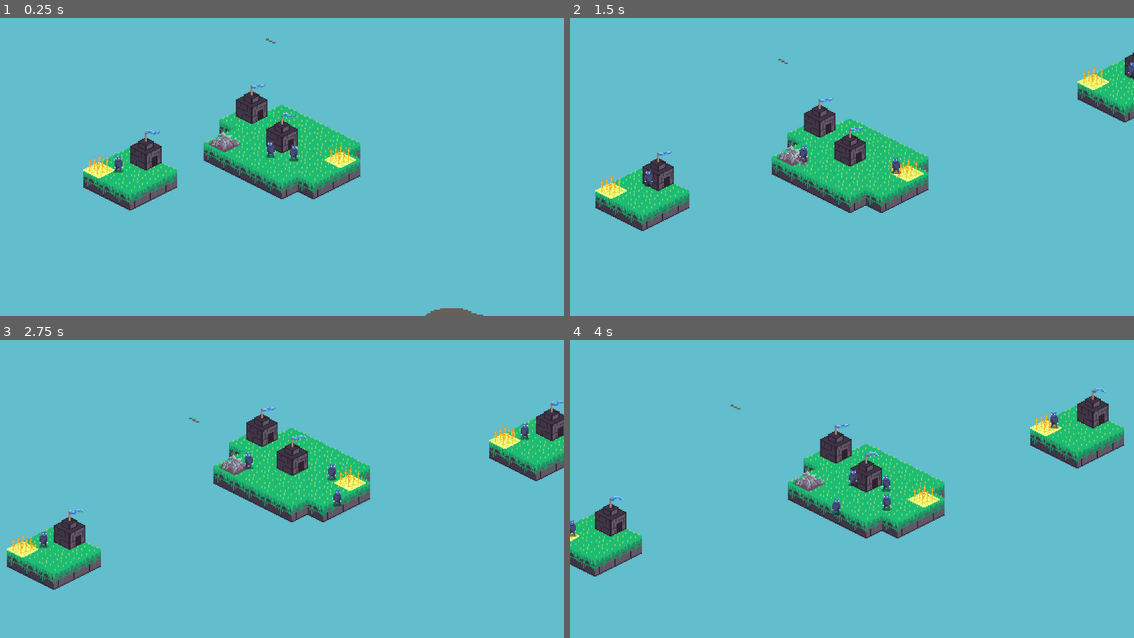
Above: before the commit, frames 1-4 (two rows, left to right).
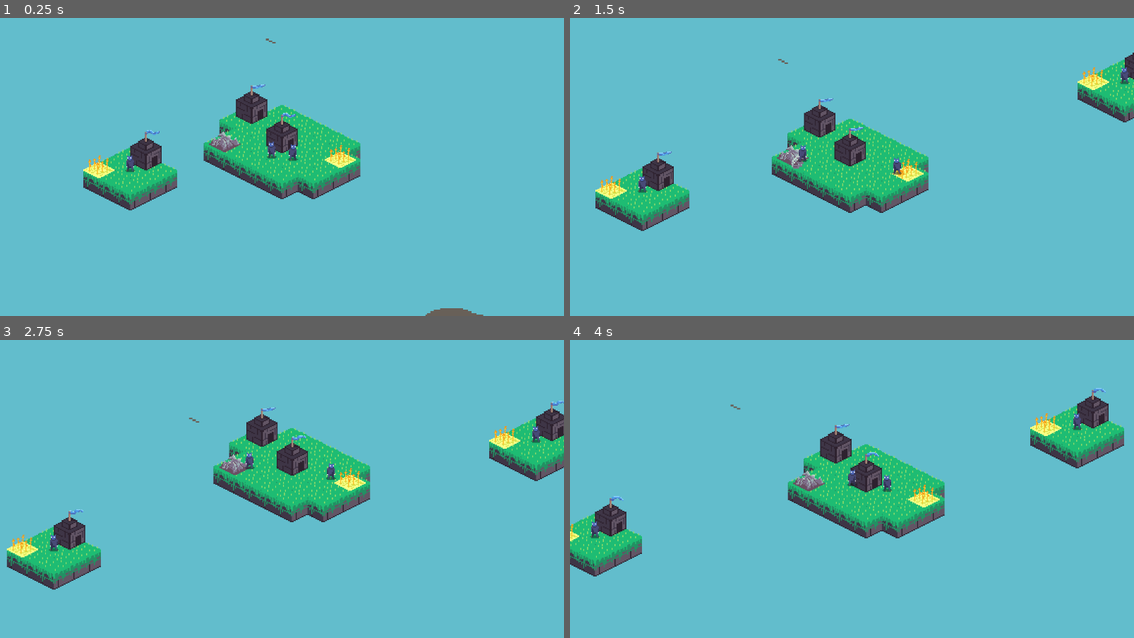
Above: after the commit, the same moments.

Repository: SuperSheaff/Ludum-Dare-55
Game: Godot game, scene res://world/world.tscn
Same seed, same stepped clock (60 frames per second), same inputs: the game is played once before the commit and once after it. This scene is started directly instead of the project's main scene. Sound files missing from this copy of the repository are replaced by a short silence.
Inputs (mouse positions are in pixels of both pictures, inside the frame that each line leads up to):
- Up to frame 1 (0.25 s): no input
- Up to frame 2 (1.5 s): tap Enter at 0.5 s; move the mouse to (976, 140) at 0.52 s; hold Space (summon) 0.53-1.28 s; move the mouse to (739, 172) at 1.27 s; tap Space (summon) at 1.35 s
- Up to frame 3 (2.75 s): move the mouse to (338, 408) at 2.02 s; hold Space (summon) from 2.03 s (still down)
- Up to frame 4 (4 s): move the mouse to (823, 542) at 2.77 s; release Space (summon) at 2.78 s; tap Space (summon) at 2.85 s; move the mouse to (1021, 527) at 3.52 s; hold Space (summon) from 3.53 s (still down)

The runs differ from the first frame. In frame 1, 0.2% of the frame differs, in the area x 20-53%, y 41-52%; in frame 2, 0.4%; in frame 3, 0.5%; in frame 4, 0.5%, in the area x 0-91%, y 24-67%.

Commit message:
adding hostages

Diff:
--- a/Scenes/Characters/dude.tscn
+++ b/Scenes/Characters/dude.tscn
@@ -220,7 +220,7 @@
 
 [node name="StateMachine" type="Node" parent="." node_paths=PackedStringArray("initial_state")]
 script = ExtResource("3_t0qli")
-initial_state = NodePath("IdleRoam")
+initial_state = NodePath("Hostage")
 
 [node name="IdlePause" type="Node" parent="StateMachine" node_paths=PackedStringArray("dude", "dude_animator")]
 script = ExtResource("4_s1u3n")
@@ -272,5 +272,7 @@
 dude = NodePath("../..")
 dude_animator = NodePath("../../AnimationPlayer")
 
-[node name="DudeHostage" type="Node" parent="StateMachine"]
+[node name="Hostage" type="Node" parent="StateMachine" node_paths=PackedStringArray("dude", "dude_animator")]
 script = ExtResource("14_j2u6d")
+dude = NodePath("../..")
+dude_animator = NodePath("../../AnimationPlayer")
--- a/Scripts/Dude/States/Hostage/dude_hostage.gd
+++ b/Scripts/Dude/States/Hostage/dude_hostage.gd
@@ -3,11 +3,23 @@
 
 func Enter():
 	super.Enter()
-	dude_animator.play("warrior_move")
+	dude_animator.play("enemy_idle")
 
 func Update(delta: float):
 	super.Update(delta)
+
+	if has_parent_named(self, "Player"):
+		Transitioned.emit(self, "IdleRoam")
+	else:
+		print("not")
 	#Need to make a check here for any enemy warriors, if none convert to idleroam state
 
 func Physics_Update(delta: float):
 	super.Physics_Update(delta)
+
+func has_parent_named(node, name):
+	while node:
+		if node.name == name:
+			return true
+		node = node.get_parent()
+	return false
--- a/Scripts/Dude/dude_state_machine.gd
+++ b/Scripts/Dude/dude_state_machine.gd
@@ -37,3 +37,11 @@
 	new_state.Enter()
 
 	current_state = new_state
+
+func change_state(new_state_name):
+	var new_state = states.get(new_state_name.to_lower())
+	if !new_state:
+		return
+
+	current_state.Exit()
+	new_state.Enter()
--- a/world/island.gd
+++ b/world/island.gd
@@ -27,16 +27,23 @@
 
 
 func spawn_dude(is_hostage):
-	var new_dude = dude_scene.instantiate()
-	new_dude.island = self
-	var house = new_dude.find_nearest_house()
-	AudioManager.play("spawn", -9)
-	if house:
-		new_dude.house = house
-		add_child(new_dude)
 
 	if is_hostage:
-		new_dude.get_node("StateMachine").on_child_transition(DudeState, "DudeHostage")
+		var new_dude = dude_scene.instantiate()
+		new_dude.island = self
+		add_child(new_dude)
+		new_dude.get_node("StateMachine").change_state("Hostage")
+
+	else:
+		var new_dude = dude_scene.instantiate()
+		new_dude.island = self
+		var house = new_dude.find_nearest_house()
+		AudioManager.play("spawn", -9)
+		if house:
+			new_dude.house = house
+			add_child(new_dude)
+
+
 
 	# change hostage state
 
